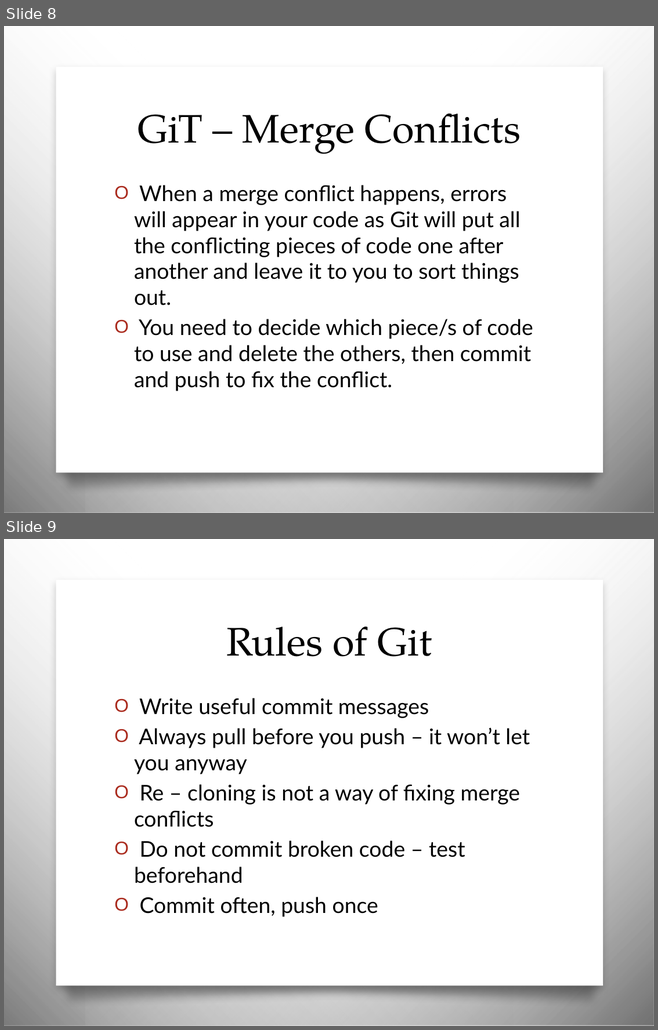
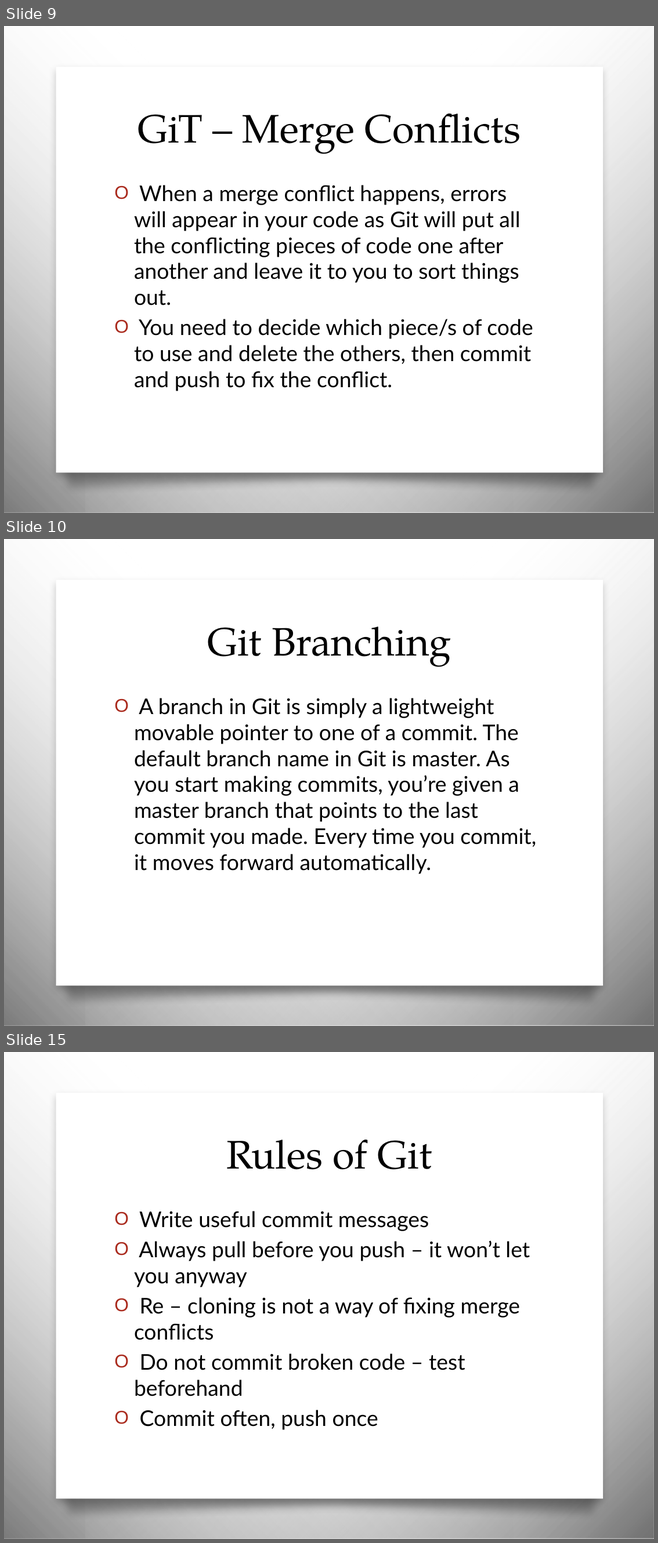
Before and after one commit to JCMander/PortalPower, a slide deck: Git/Git Slides.pptx. Shown one above the other, each under a label of ours: slides 8 and 9 before the commit, slides 9, 10 and 15 after it; the slides between them are not shown. The pictures are 658x1030 and 658x1543 pixels, drawn with LibreOffice and Linux fonts; fonts in the diff are those of the drawing; background and template pictures are left out. Boxes give left, top, right and bottom in pixels: in the first picture for what was removed or moved away, otherwise in the second. Text is boxed around its words. In the diff, an @@ line names an element or a change of style, - is before the commit and + after.

Commit message:
Branching and merging

```diff
--- a/Git/Git Slides.pptx
+++ b/Git/Git Slides.pptx
@@ slide 10 added at (4, 539, 654, 1026), background picture (left out); not listed: 4 template elements that a slide beside it also shows @@
@@ title added at (207, 627, 451, 667), 44 pt, text #000000 @@
+Git Branching
@@ text added at (134, 698, 536, 874), 24 pt, text #000000 @@
+O A branch in Git is simply a lightweight movable pointer to one of a commit. The default branch name in Git is master. As you start making commits, you’re given a master branch that points to the last commit you made. Every time you commit, it moves forward automatically.
@@ what was slide 8 is now slide 9 @@
@@ what was slide 9 is now slide 15 @@
```
Also in this commit, not shown: 5 other slides added.
